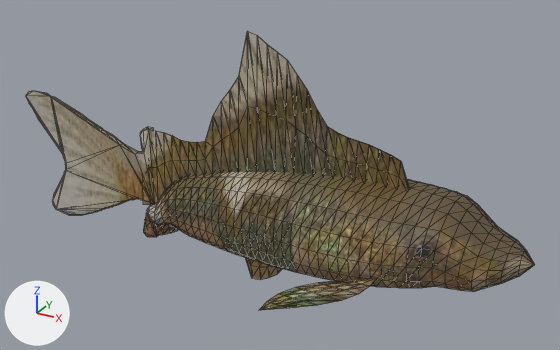
An edit to the glTF model public/aqua/models/fish/juv_corydoras.glb, drawn before and after from the same camera.
Camera for both pictures: a camera (50 mm lens) standing at (3710.361, -2.091, 1021.098) and looking at (3709.186, 0.046, 1020.03). The axes (+X, +Y, +Z) are drawn at lower left. The lights are the same throughout. The older version comes first. Mesh edges are drawn as thin lines. Vertices at exactly the same position are counted once.

The first picture shows 'juv_corydoras'.
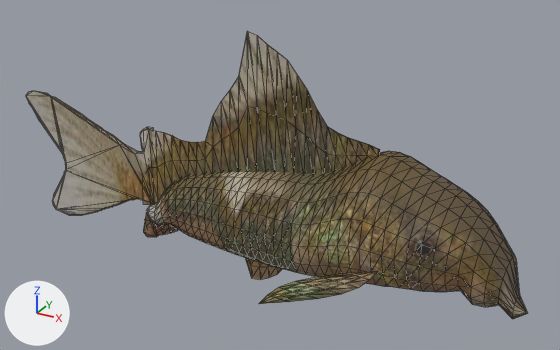
Changed parts and their boxes [x1, y1, x2, y2] in the pictures (560 x 350 px; the box of a moved part takes in the faces that stretch with it):
'juv_corydoras', reshaped
    before: [26, 31, 535, 310]
    after: [26, 31, 527, 319]
part 1 of me_juv_corydoras, moved or reshaped
    before: [259, 278, 377, 310]
    after: [259, 271, 378, 304]
part 2 of me_juv_corydoras, moved or reshaped
    before: [299, 127, 535, 291]
    after: [298, 127, 527, 319]
part 3 of me_juv_corydoras, surface changed
    before: [355, 163, 363, 181]
    after: [356, 156, 401, 170]

The change, as a list of edits to the scene's bpy script:
```text
Change me_juv_corydoras:
    used by ob_juv_corydoras; location = (0.0, 0.0, 0.0)
    remove me_juv_corydoras.from_pydata(...)  # 1072 vertices, 2012 faces; spans x 3708.07..3710.06, y -0.42..0.42, z 1019.62..1020.53
    add me_juv_corydoras.from_pydata(...)  # 1054 vertices, 1982 faces; spans x 3708.07..3710.06, y -0.42..0.42, z 1019.62..1020.53
    me_juv_corydoras part 1: the loose piece of 42 vertices spanning x 3709.37..3709.66, y -0.42..-0.22, z 1019.81..1019.9 is moved by (0.0, 0.0, 0.02)
    me_juv_corydoras part 2
    32 vertices are removed from x 3709.56..3709.67, y -0.16..0.08, z 1020.06..1020.2
    79 faces are deleted
    40 vertices in x 3709.42..3709.92, y -0.2..0.2, z 1019.8..1020.16 move by (0.0, 0.0, 0.01)
    33 vertices in x 3709.42..3709.92, y -0.21..0.21, z 1019.81..1020.1 move by (0.0, 0.0, 0.02)
    27 vertices in x 3709.45..3709.77, y -0.22..0.22, z 1019.86..1020.15 move by (0.0, 0.0, 0.03)
    18 vertices in x 3709.45..3709.74, y -0.22..0.22, z 1019.93..1020.15 move by (0.0, 0.0, 0.04)
    15 vertices in x 3709.74..3709.95, y -0.15..0.15, z 1019.81..1020.0 move by (0.0, 0.0, -0.02)
    13 vertices in x 3709.7..3709.95, y -0.18..0.18, z 1019.8..1019.99 move by (0.0, 0.0, -0.01)
    92 vertices move from x 3709.45..3710.06, y -0.22..0.22, z 1019.8..1020.19 to x 3709.45..3710.06, y -0.22..0.22, z 1019.75..1020.18
    9 vertices are added at x 3709.56..3709.67, y -0.16..0.08, z 1020.13..1020.19
    5 new vertices lie (0.04, 0.0, 0.01) away from vertices in x 3709.52, y -0.15..0.01, z 1020.05..1020.1
    49 new faces join them
    me_juv_corydoras part 3: 3 kept faces spanning x 3709.49..3709.63, y -0.08..0.01, z 1020.14..1020.2 get new texture (UV) coordinates
    other edits to the shape of me_juv_corydoras do not show in these pictures
```
